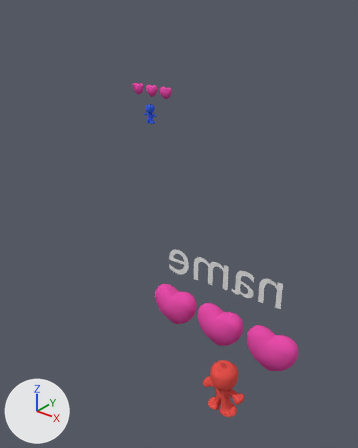
Renders of the Blender file gadverdamme/FinalClient.blend from each side of a commit.
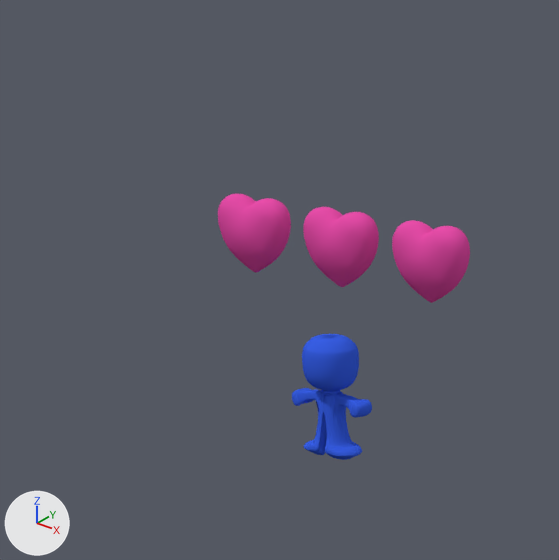
Old and new are each drawn whole from a 50 mm camera at (12.4, -12.84, 9.57) aimed at (2.33, -0.24, 1.76) and again close up on the part from 28% to 52% of the width and 12% to 31% of the height. Arrows for +X, +Y and +Z are at lower left; the lights stay in place. The same objects are shown in both versions, whatever each file hides.

The scene before the commit, as lines of its bpy script (objects in view):
```python
ob_p2life = bpy.data.objects.new('P2Life', me_vert_002)
ob_p2life.parent = ob_player2
ob_p2life.location = (-6.931, 7.721, 3.975)
ob_p2life.scale = (0.273, 0.273, 0.273)
ob_p2life3 = bpy.data.objects.new('P2Life3', me_vert_004)
ob_p2life3.parent = ob_player2
ob_p2life3.location = (-4.946, 7.721, 3.975)
ob_p2life3.scale = (0.273, 0.273, 0.273)
ob_player2 = bpy.data.objects.new('Player2', me_cube_004)
ob_player2.location = (-6.169, 7.81, 2.992)
ob_player2.rotation_euler = (0.0, 0.0, 3.142)  # degrees (0, 0, 180)
ob_player2.scale = (0.4, 0.4, 0.4)
# also in view: 'P2Life2' at (-5.94, 7.72, 4.29)
```
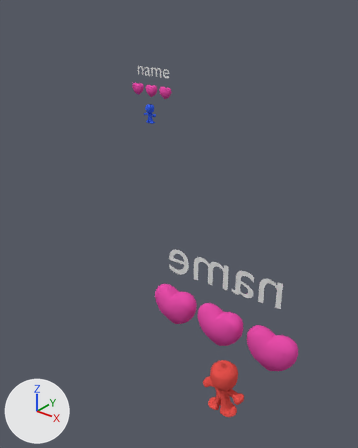
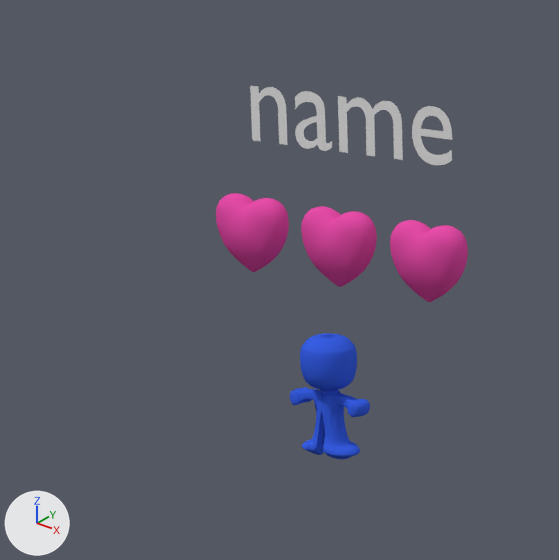
Changed parts and their boxes [x1, y1, x2, y2] in the close-ups (559 x 560 px):
'Player2', moved: before [292, 334, 372, 460]; after [290, 333, 370, 459]
'Text2', added: after [250, 86, 452, 165]
'P2Life3', moved: before [392, 220, 470, 303]; after [390, 220, 468, 302]
'P2Life2', moved: before [303, 207, 379, 287]; after [301, 206, 377, 287]
'P2Life', moved: before [218, 194, 291, 273]; after [216, 193, 289, 272]

Edits to the bpy script that builds the scene:
```text
Add txt_text2:
    txt_text2 = bpy.data.curves.new('Text2', 'FONT')
    txt_text2.body = 'name'
Change ob_player2:
    ob_player2.location: (-6.169, 7.81, 2.992) -> (-6.192, 7.81, 2.992)
Add ob_text2:
    ob_text2 = bpy.data.objects.new('Text2', txt_text2)
    ob_text2.parent = ob_player2
    ob_text2.matrix_parent_inverse = Matrix(((-2.502, 0.0, 0.0, -15.44), (0.0, -2.502, 0.0, 19.54), (0.0, 0.0, 2.502, -7.486), (0.0, 0.0, 0.0, 1.0)))
    ob_text2.location = (-6.889, 7.643, 5.094)
    ob_text2.rotation_euler = (1.588, 0.00881, 0.0756)  # degrees (91, 0.5, 4.3)
```
